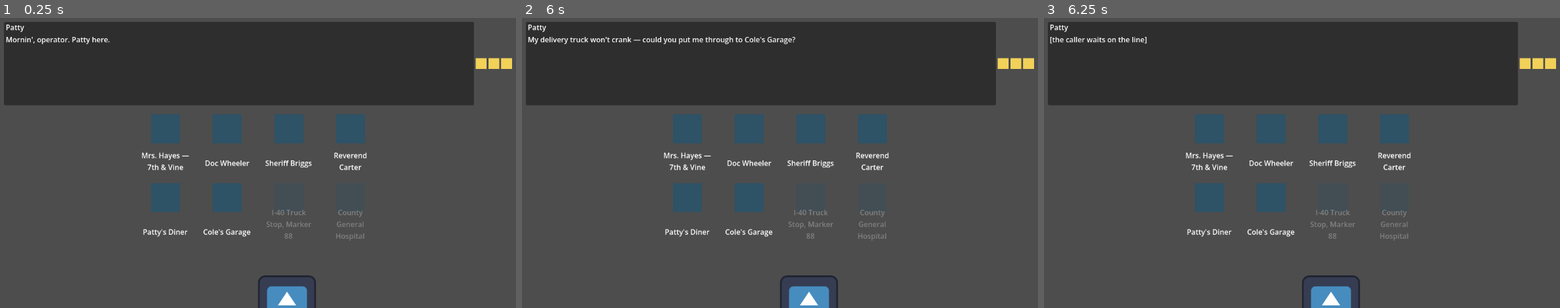
Above: before the commit, frames 1-3 (left to right).
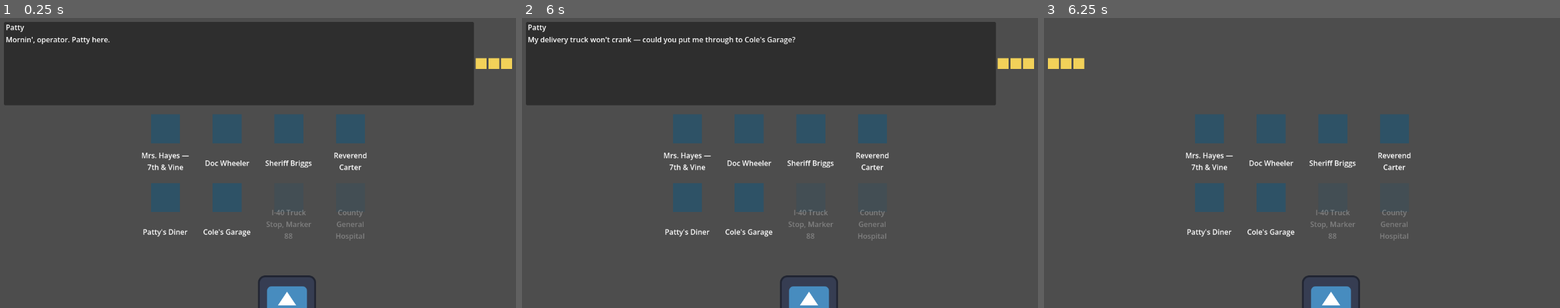
Above: after the commit, the same moments.

Repository: bjorvack/GameDev.tv---Game-Jam-2026-Last-Call
Game: Godot game, scene res://scenes/switchboard.tscn
Two runs of this game, one before a commit and one after it. Both use one fixed random seed, a clock stepped at 60 frames per second and the inputs below. The engine's default icon, where the game draws it, is replaced by a stand-in: a white triangle on a blue panel in a dark square.
Inputs (mouse positions are in pixels of both pictures, inside the frame that each line leads up to):
- Up to frame 1 (0.25 s): no input
- Up to frame 2 (6 s): tap Enter at 0.5, 2, 4.25 s; move the mouse to (893, 145) at 0.52 s; click (893, 145) at 0.67 s; tap Space at 1.25, 3.5, 5 s; drag from (676, 174) to (754, 221) at 1.27 s; move the mouse to (831, 96) at 2.02 s; click (831, 96) at 2.17 s; drag from (754, 221) to (625, 116) at 2.77 s; move the mouse to (934, 206) at 3.52 s; click (934, 206) at 3.67 s; drag from (625, 116) to (702, 87) at 4.27 s; move the mouse to (805, 160) at 5.02 s; click (805, 160) at 5.17 s; drag from (702, 87) to (676, 174) at 5.77 s
- Up to frame 3 (6.25 s): no input

Frames 1-2 are identical in both runs. In frame 3, 26% of the frame differs, in the area x 0-100%, y 1-30%.

Commit message:
Hide CallerCard except while a dialogue line is being spoken
The text box now stays hidden during AWAITING (player routing), IDLE
(between calls), and RINGING. It pops in only when an opening, wrong-
response, or connected-dialogue line is on screen. Keeps the switchboard
view clean and gives speech moments more weight.

Diff:
--- a/components/caller_card.gd
+++ b/components/caller_card.gd
@@ -10,6 +10,9 @@
 @onready var request_text: Label = $HBoxContainer/VBoxContainer/RequestText
 
 var _current_call: CallData
+
+func _ready() -> void:
+	hide()
 
 ## Called when a new call begins. Seeds the caller's name + portrait and
 ## clears the dialogue area.
@@ -30,19 +33,18 @@
 	elif _current_call and _current_call.caller_portrait:
 		portrait.texture = _current_call.caller_portrait
 	request_text.text = line.text
+	show()
 
-## Shown between lines while we wait for the player to route.
+## Hidden between dialogue lines — the player is routing.
 func show_waiting() -> void:
-	request_text.text = "[the caller waits on the line]"
+	hide()
 
-## Shown briefly between calls — the previous caller has hung up.
+## Hidden between calls — the line is clear.
 func show_idle() -> void:
 	_current_call = null
-	caller_name.text = ""
-	request_text.text = "[the line is clear]"
 	portrait.texture = null
+	hide()
 
-## Shown briefly before a new call's opening lines — a ring on the board.
+## Hidden during the ring — visual cue handled elsewhere (or by audio later).
 func show_ringing() -> void:
-	caller_name.text = "Incoming"
-	request_text.text = "[a light flickers on the board — *ring*]"
+	hide()
